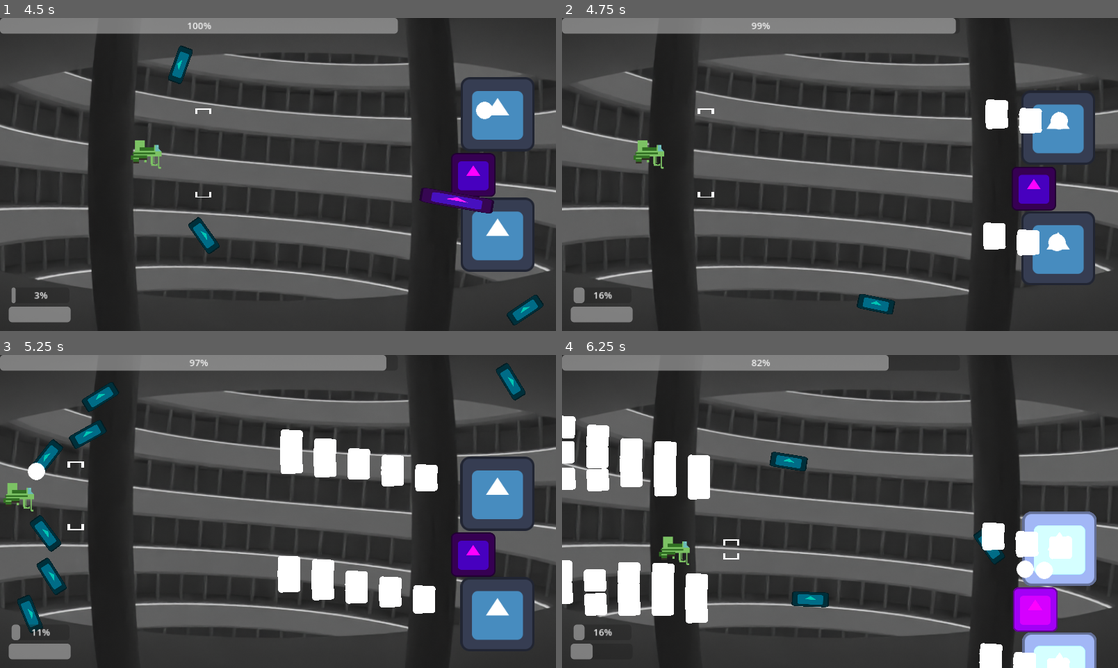
Above: before the commit, frames 1-4 (two rows, left to right).
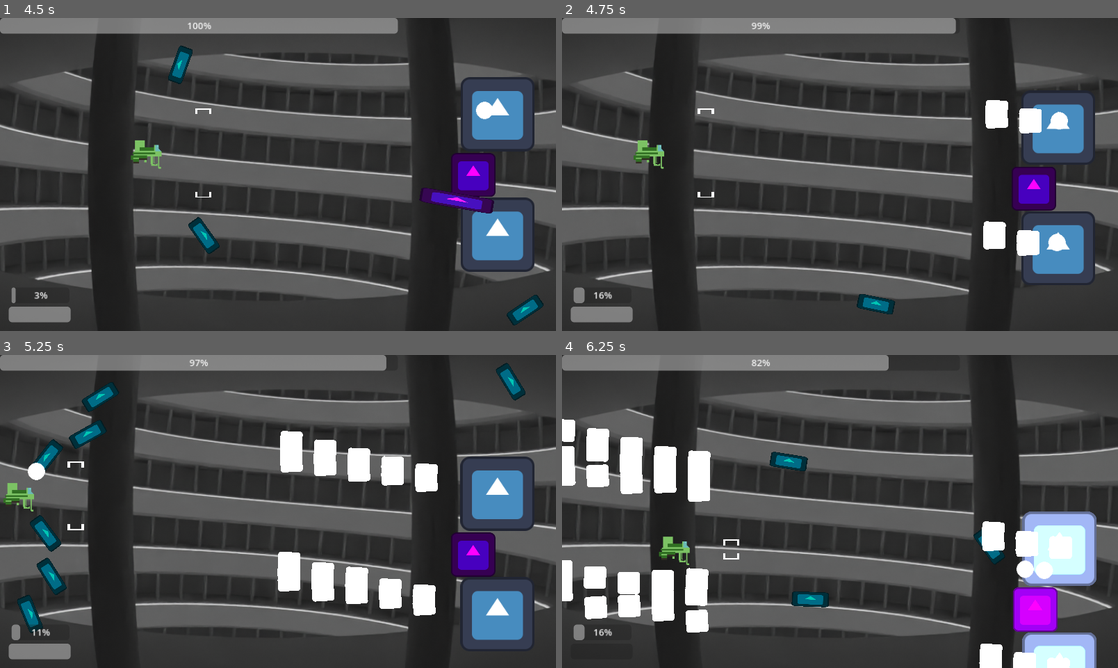
Above: after the commit, the same moments.

Repository: klianc09/bossrushcollab
Game: Godot game, scene res://test.tscn
Two runs of this game, one before a commit and one after it. Both use one fixed random seed, a clock stepped at 60 frames per second and the inputs below. The engine's default icon, where the game draws it, is replaced by a stand-in: a white triangle on a blue panel in a dark square.
Inputs (mouse positions are in pixels of both pictures, inside the frame that each line leads up to):
- Up to frame 1 (4.5 s): tap Enter at 0.5 s; move the mouse to (400, 158) at 0.52 s; press the mouse at (400, 158) at 0.53 s; hold Right (ui_right) 0.53-1.28 s; move the mouse to (166, 190) at 1.27 s; release the mouse at (166, 190) at 1.28 s; hold Down (ui_down) 1.28-2.03 s; click (166, 190) at 1.35 s; move the mouse to (333, 105) at 2.02 s; press the mouse at (333, 105) at 2.03 s; hold Right (ui_right) 2.03-2.78 s; move the mouse to (250, 237) at 2.77 s; release the mouse at (250, 237) at 2.78 s; hold Up (ui_up) 2.78-3.53 s; click (250, 237) at 2.85 s; move the mouse to (444, 221) at 3.52 s; press the mouse at (444, 221) at 3.53 s; hold Left (ui_left) from 3.53 s (still down); move the mouse to (111, 127) at 4.27 s; release the mouse at (111, 127) at 4.28 s; click (111, 127) at 4.35 s
- Up to frame 2 (4.75 s): keep holding Left (ui_left)
- Up to frame 3 (5.25 s): move the mouse to (305, 511) at 5.02 s; release Left (ui_left) at 5.03 s; press the mouse at (305, 511) at 5.03 s; hold Down (ui_down) from 5.03 s (still down)
- Up to frame 4 (6.25 s): move the mouse to (756, 433) at 5.77 s; release Down (ui_down) at 5.78 s; release the mouse at (756, 433) at 5.78 s; hold Right (ui_right) from 5.78 s (still down); click (756, 433) at 5.85 s

Frame 1 is identical in both runs. In frame 2, less than 0.1% of the frame differs, in the area x 75-87%, y 26-76%; in frame 3, 0.4%; in frame 4, 1.6%, in the area x 0-92%, y 19-100%.

Commit message:
name layers, fix godot warnings

Diff:
--- a/base/bullet.gd
+++ b/base/bullet.gd
@@ -28,7 +28,6 @@
 	# automatically hook up signals
 	connect("area_entered", _on_area_entered)
 
-# Called every frame. 'delta' is the elapsed time since the previous frame.
 func _process(delta: float) -> void:
 	homingDelay -= delta
 	if homing and homingDelay <= 0:
--- a/base/enemy.gd
+++ b/base/enemy.gd
@@ -8,7 +8,7 @@
 @export var boss : bool = false
 @export var multipart : bool = false ## TODO figure out how to do multipart bosses as well as weakspots in a flexible and simple way
 @export var damageMultiplier : float = 1
-@export var contactDamage : float = 1
+@export var contactDamage : int = 1
 @export var destroyedOnContact : bool = false
 @export var invincible : bool = false
 
@@ -20,7 +20,6 @@
 	if boss:
 		Singleton.bossSpawned(self)
 
-# Called every frame. 'delta' is the elapsed time since the previous frame.
 func _process(delta: float) -> void:
 	flashTimer -= delta
 	if flashTimer < 0:
@@ -34,13 +33,13 @@
 		Singleton.bossFightOver()
 	queue_free()
 
-func damage(damage: float) -> void:
+func damage(amount: float) -> void:
 	if invincible:
 		return
 	if (boss or multipart):
-		Singleton.damageBoss(damage * damageMultiplier)
+		Singleton.damageBoss(amount * damageMultiplier)
 	else:
-		hp -= damage * damageMultiplier
+		hp -= amount * damageMultiplier
 	modulate = Color.WHITE * 3
 	flashTimer = flashDuration
 
--- a/base/singleton.gd
+++ b/base/singleton.gd
@@ -7,7 +7,7 @@
 var viewportSize : Vector2
 var bossNode : Enemy
 
-signal boss_hp_changed(newHealth: int)
+signal boss_hp_changed(newHealth: float)
 signal boss_defeated()
 signal boss_spawned(bossNode: Enemy)
 signal great_success()
@@ -41,7 +41,7 @@
 	bossNode = boss
 	emit_signal("boss_spawned", bossNode)
 
-func damageBoss(damageAmount: int):
+func damageBoss(damageAmount: float):
 	if not is_instance_valid(bossNode):
 		return
 	bossNode.hp -= damageAmount
--- a/base/turret.gd
+++ b/base/turret.gd
@@ -18,7 +18,6 @@
 	shot_timer = 0
 	burst_timer = 0
 
-# Called every frame. 'delta' is the elapsed time since the previous frame.
 func _process(delta: float) -> void:
 	if active:
 		if shot_count < burst_data.shots_in_burst:
@@ -50,7 +49,7 @@
 	#TODO: handle 360 degrees special case?
 	if burst_data.bullets_per_shot > 1:
 		spreadStep = burst_data.full_shot_spread / (burst_data.bullets_per_shot - 1)
-	var shot_direction = aim_direction.rotated(deg_to_rad(randf_range(-burst_data.shot_inaccuracy, burst_data.shot_inaccuracy)))
+	#var shot_direction = aim_direction.rotated(deg_to_rad(randf_range(-burst_data.shot_inaccuracy, burst_data.shot_inaccuracy)))
 	for i in range(burst_data.bullets_per_shot):
 		var bullet = bulletScene.instantiate()
 		var actual_direction = aim_direction.rotated(deg_to_rad(randf_range(-burst_data.bullet_inaccuracy, burst_data.bullet_inaccuracy) + spreadOffset + spreadStep * i))
--- a/boss/example/example_boss_1.gd
+++ b/boss/example/example_boss_1.gd
@@ -39,7 +39,6 @@
 		$OutroTimer.start()
 
 
-# Called every frame. 'delta' is the elapsed time in seconds since the previous frame.
 func _process(delta: float) -> void:
 	super(delta) # very important to call the base function (from the enemy script)
 
--- a/hud.gd
+++ b/hud.gd
@@ -1,6 +1,6 @@
 extends Control
 
-# Called when the node enters the scene tree for the first time.
+
 func _ready() -> void:
 	Singleton.connect("boss_hp_changed", _on_boss_hp_changed)
 	Singleton.connect("boss_defeated", _on_boss_defeated)
--- a/player/player.gd
+++ b/player/player.gd
@@ -36,12 +36,10 @@
 signal health_change(node: Player)
 signal charge_change(node: Player)
 
-# Called when the node enters the scene tree for the first time.
 func _ready() -> void:
 	health_change.emit(self)
 	charge_change.emit(self)
 
-# Called every frame. 'delta' is the elapsed time since the previous frame.
 func _process(delta: float) -> void:
 	if Input.is_action_just_pressed("action_reset"):
 		Singleton.resetPools()
@@ -95,10 +93,10 @@
 	position = position.clamp(Vector2.ZERO, Singleton.viewportSize)
 
 
-func spawnBullet(position: Vector2, velocity: Vector2):
+func spawnBullet(position_: Vector2, velocity: Vector2):
 	var bulletScene : PackedScene = load("res://player/bullet.tscn")
 	var bullet = bulletScene.instantiate()
-	bullet.position = position + velocity.normalized() * bulletSpawnOffset
+	bullet.position = position_ + velocity.normalized() * bulletSpawnOffset
 	bullet.bulletSpeed = velocity.length()
 	bullet.rotation = velocity.angle()
 	bullet.damage *= damageMultiplier
@@ -107,10 +105,10 @@
 	particle.position = bullet.position
 	return bullet
 
-func spawnMissile(position: Vector2, velocity: Vector2):
+func spawnMissile(position_: Vector2, velocity: Vector2):
 	var bulletScene : PackedScene = load("res://player/missile.tscn")
 	var missile = bulletScene.instantiate()
-	missile.position = position + velocity.normalized() * bulletSpawnOffset
+	missile.position = position_ + velocity.normalized() * bulletSpawnOffset
 	missile.bulletSpeed = velocity.length()
 	missile.rotation = velocity.angle()
 	missile.damage *= damageMultiplier
--- a/project.godot
+++ b/project.godot
@@ -18,6 +18,11 @@
 [autoload]
 
 Singleton="*res://base/singleton.gd"
+
+[debug]
+
+gdscript/warnings/unused_parameter=0
+gdscript/warnings/unused_signal=0
 
 [display]
 
@@ -83,6 +88,13 @@
 ]
 }
 
+[layer_names]
+
+2d_physics/layer_1="Player"
+2d_physics/layer_2="Player Bullets"
+2d_physics/layer_3="Enemies"
+2d_physics/layer_4="Enemy Bullets"
+
 [rendering]
 
 renderer/rendering_method="gl_compatibility"
--- a/sample/burst_showcase.gd
+++ b/sample/burst_showcase.gd
@@ -1,11 +1,5 @@
 extends Node2D
 
 
-# Called when the node enters the scene tree for the first time.
 func _ready() -> void:
 	Singleton.mainNode = self
-
-
-# Called every frame. 'delta' is the elapsed time since the previous frame.
-func _process(delta: float) -> void:
-	pass
